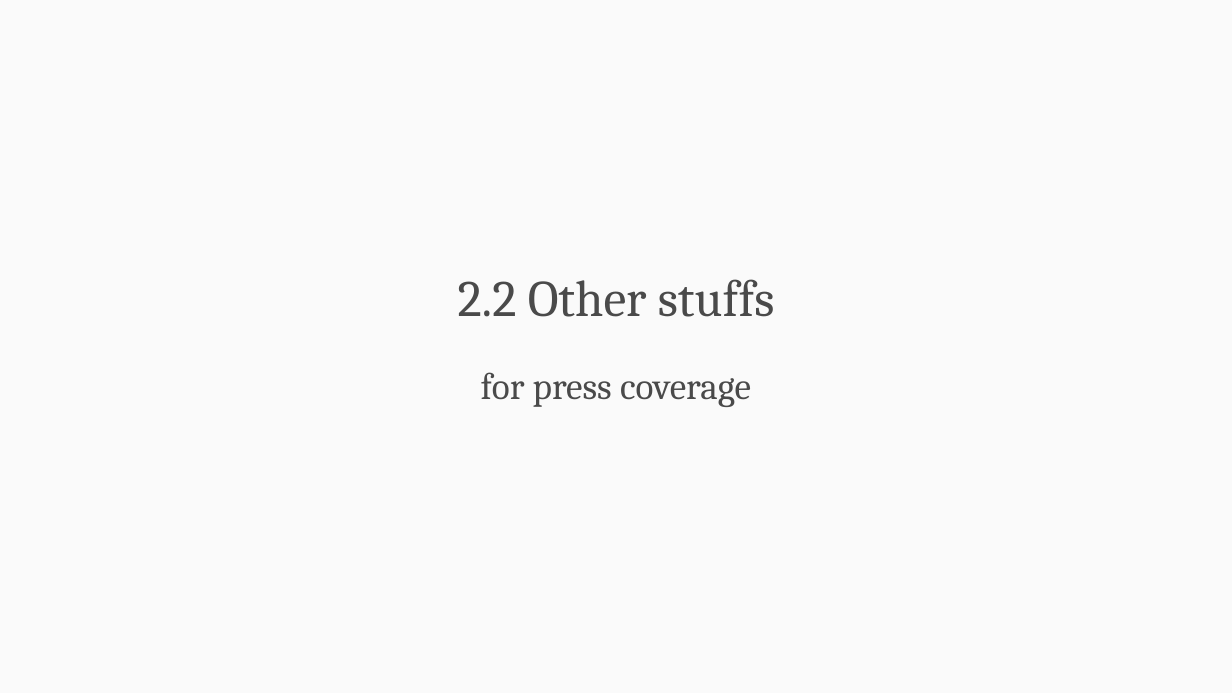
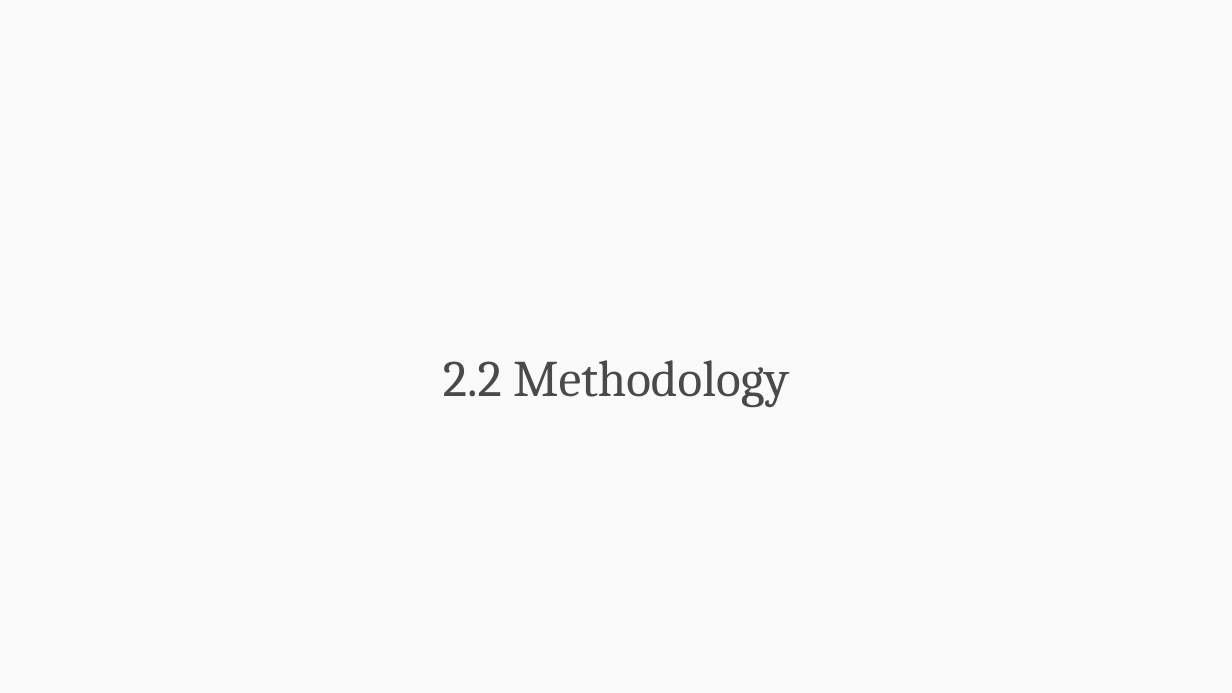
Before and after one commit to p33chicago/P33-DEI-dashboard-project, a slide deck: slide 38 of docs/Contents_TBD.pptx. Drawn at 1232x693 pixels with LibreOffice and Linux fonts; fonts in the diff are those of the drawing. Boxes give left, top, right and bottom in pixels: in the first picture for what was removed or moved away, otherwise in the second. Text is boxed around its words. In the diff, an @@ line names an element or a change of style, - is before the commit and + after.

```diff
--- a/docs/Contents_TBD.pptx
+++ b/docs/Contents_TBD.pptx
@@ text at [443,360,789,408]: text changed; size 29 to 40 pt @@
-2.2 Other stuffs
-for press coverage
+2.2 Methodology
```
Also in this commit, not shown: 1 slide added, 10 slides removed.
